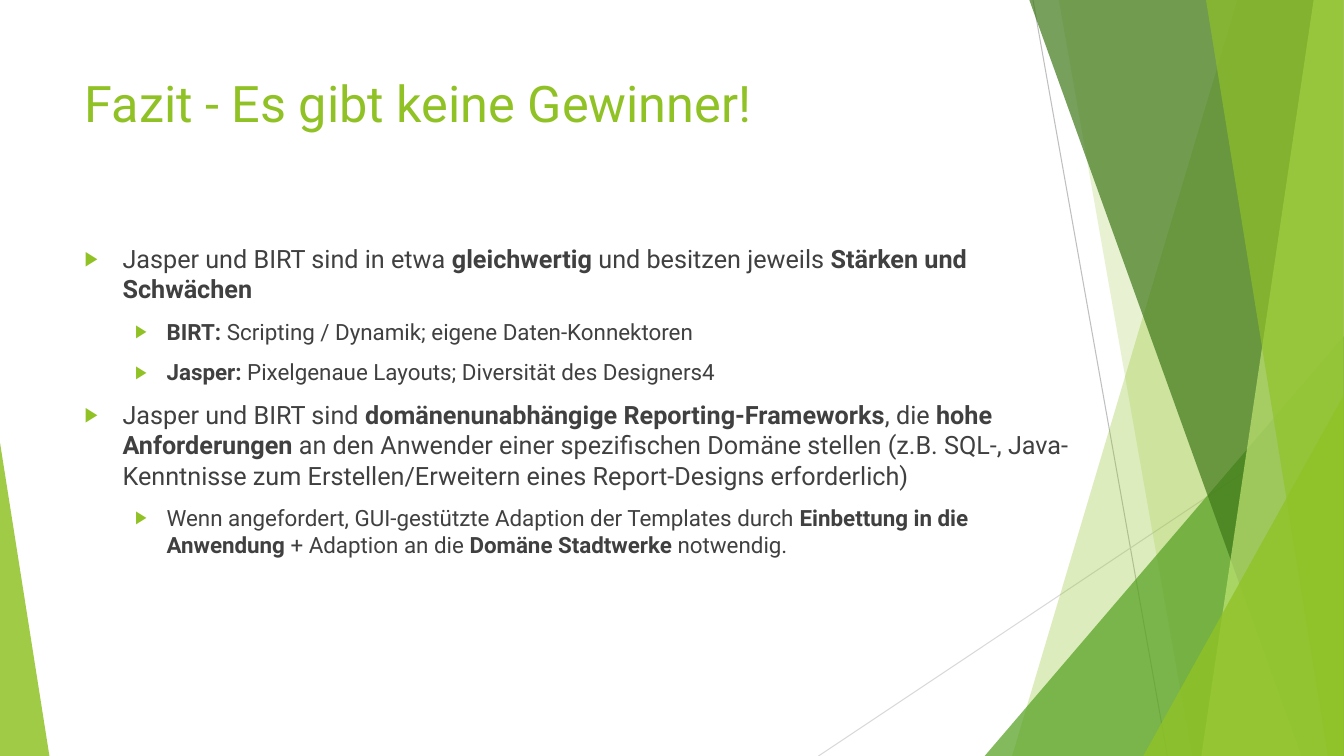
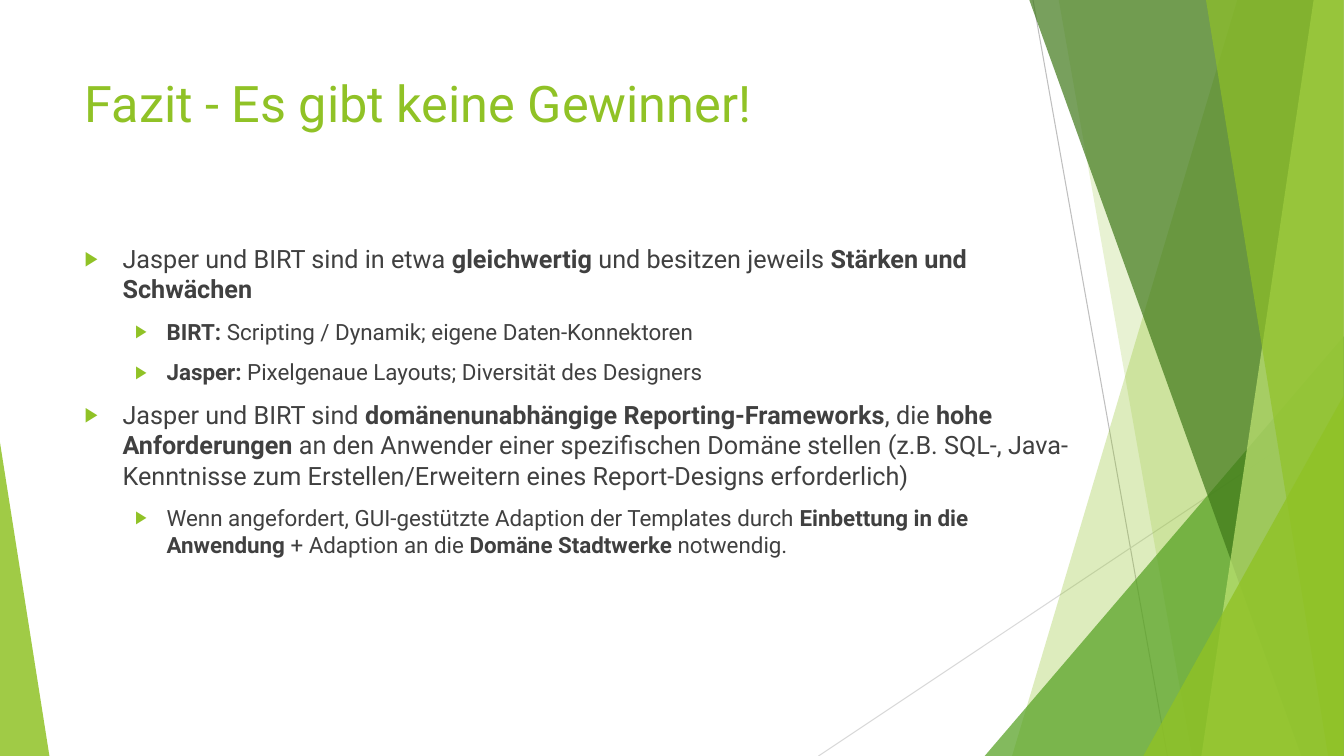
Before and after one commit to stefanil/ReportFX, a slide deck: slide 23 of doc/BIRTvsJasper.pptx. Drawn at 1344x756 pixels with LibreOffice and Linux fonts; fonts in the diff are those of the drawing. Boxes give left, top, right and bottom in pixels: in the first picture for what was removed or moved away, otherwise in the second. Text is boxed around its words. In the diff, an @@ line names an element or a change of style, - is before the commit and + after.

Commit message:
doc, minor prefections

```diff
--- a/doc/BIRTvsJasper.pptx
+++ b/doc/BIRTvsJasper.pptx
@@ text at (167, 363, 702, 385): text changed @@
-  ▶ Jasper: Pixelgenaue Layouts; Diversität des Designers4
+  ▶ Jasper: Pixelgenaue Layouts; Diversität des Designers
```
